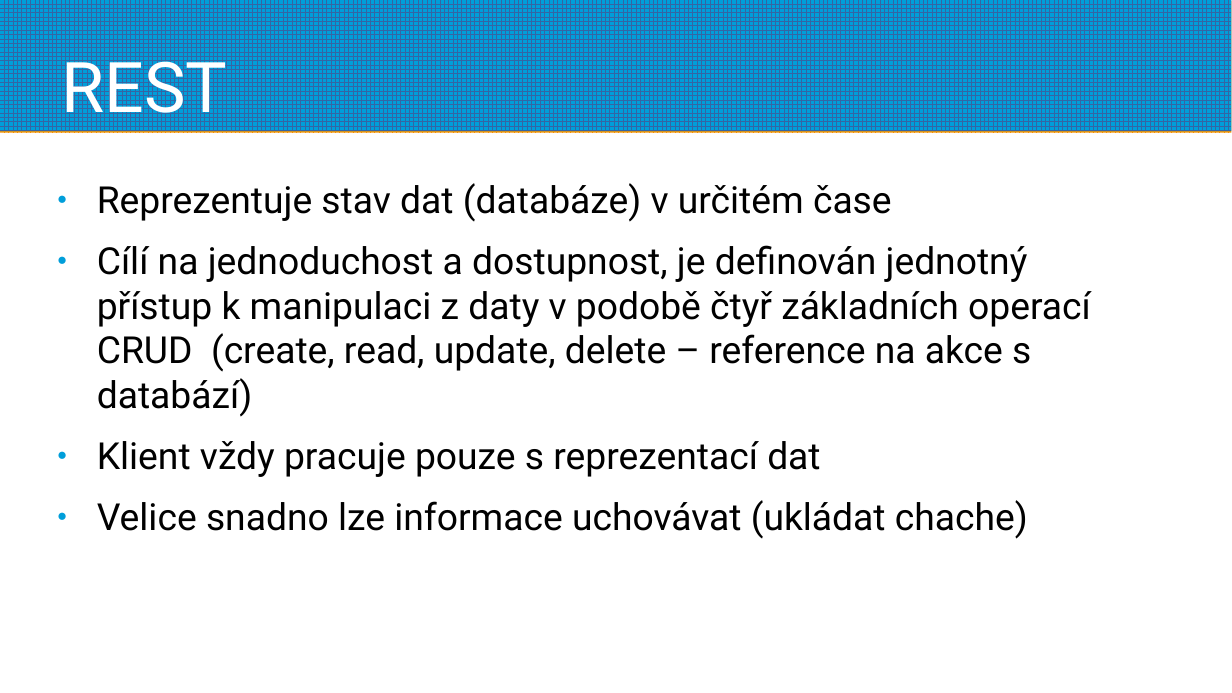
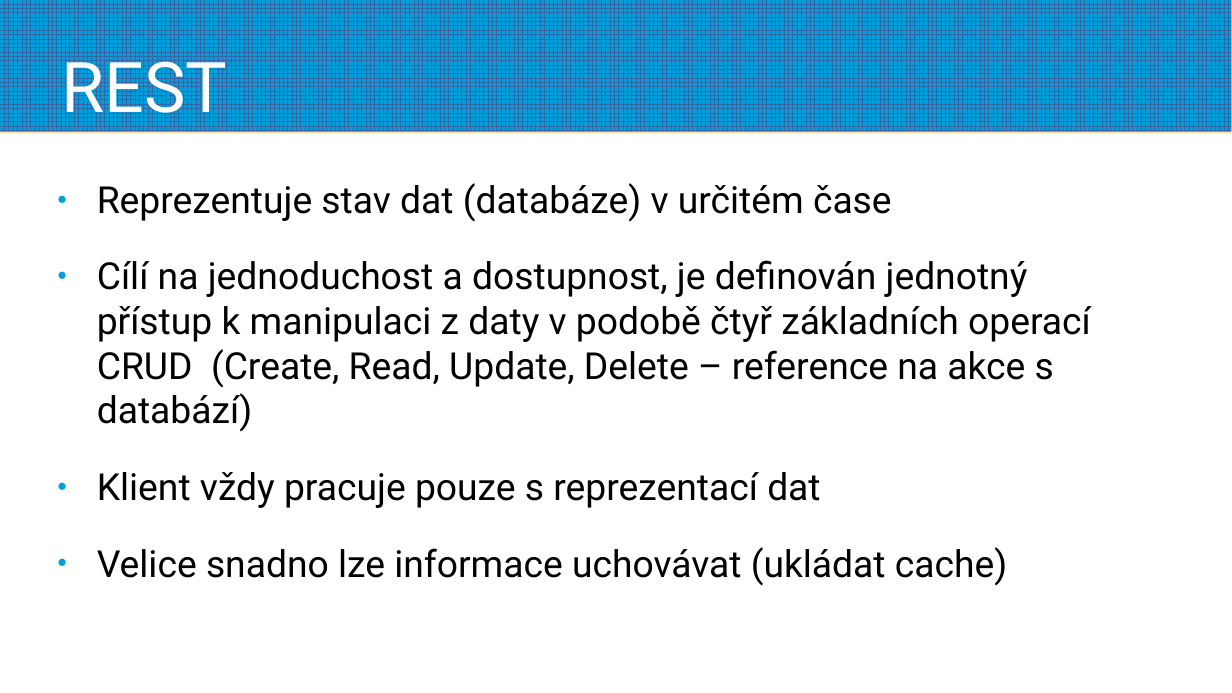
Before and after one commit to estrellasfv/rest-api, a slide deck: slide 5 of brunova.ppsx (slide 4 before the commit). Drawn at 1232x693 pixels with LibreOffice and Linux fonts; fonts in the diff are those of the drawing; background and template pictures are left out. Boxes give left, top, right and bottom in pixels: in the first picture for what was removed or moved away, otherwise in the second. Text is boxed around its words. In the diff, an @@ line names an element or a change of style, - is before the commit and + after.

```diff
--- a/brunova.ppsx
+++ b/brunova.ppsx
@@ text at bbox=[97, 183, 892, 508]: more space between paragraphs @@
@@ text at bbox=[97, 260, 1091, 432]: text changed @@
-● Cílí na jednoduchost a dostupnost, je definován jednotný přístup k manipulaci z daty v podobě čtyř základních operací CRUD (create, read, update, delete – reference na akce s databází)
+● Cílí na jednoduchost a dostupnost, je definován jednotný přístup k manipulaci z daty v podobě čtyř základních operací CRUD (Create, Read, Update, Delete – reference na akce s databází)
@@ text at bbox=[97, 547, 1007, 586]: text changed @@
-● Velice snadno lze informace uchovávat (ukládat chache)
+● Velice snadno lze informace uchovávat (ukládat cache)
```
Also in this commit, not shown: 13 other slides changed, 1 slide added, 1 other file.
